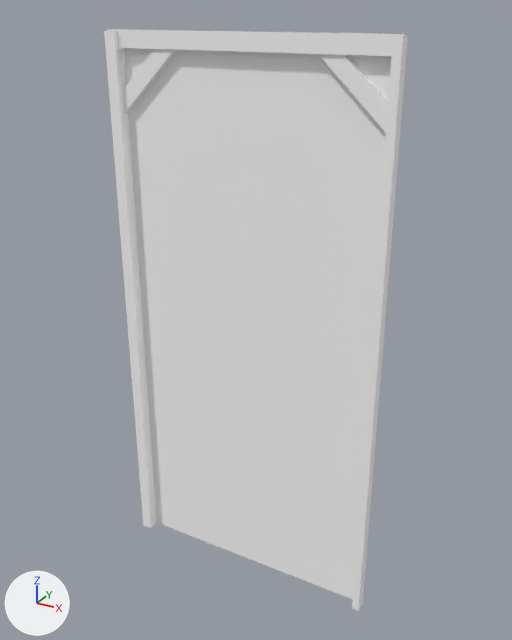
The glTF model assets/synty/simple_fantasy_interiors/models/SM_Env_Wall_Tall_01.glb, before and after one commit.
Before and after are seen from a 50 mm lens placed at (0.0814, -0.0991, 0.1033), pointed at (0.0263, 0.0012, 0.0532). Lighting does not change. The marker at lower left points along +X, +Y and +Z.

Objects in the first picture: 'SM_Env_Wall_Tall_01'.
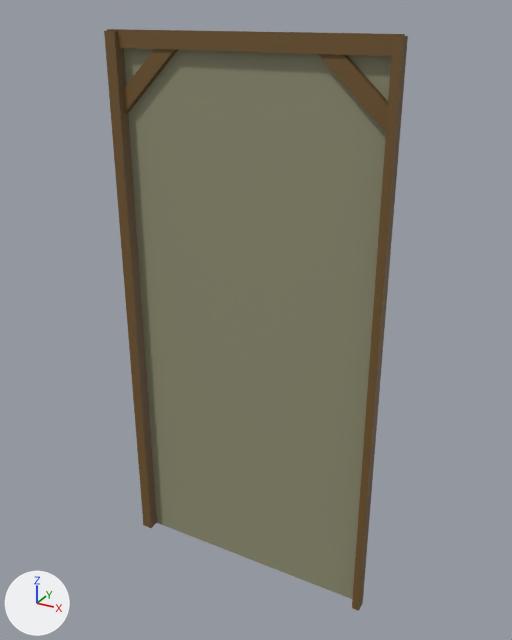
Patch to the scene script:
```diff
--- a/assets/synty/simple_fantasy_interiors/models/SM_Env_Wall_Tall_01.glb.py
+++ b/assets/synty/simple_fantasy_interiors/models/SM_Env_Wall_Tall_01.glb.py
@@ img_simplefantasyinteriorstexture @@
+img_simplefantasyinteriorstexture = load_image('SimpleFantasyInteriorsTexture', '_unpacked/SimpleFantasyInteriorsTexture', 1024, 1024, 'sRGB')
@@ mat_lambert1 @@
 mat_lambert1 = principled_material('lambert1')
-mat_lambert1.base_color = (1.0, 1.0, 1.0)  # white #ffffff
+mat_lambert1.texture = img_simplefantasyinteriorstexture
 mat_lambert1.roughness = 0.553
```

Pixel boxes (x1, y1, x2, y2) of what changed, in the pictures (512 x 640 px):
'SM_Env_Wall_Tall_01', surface changed (grey to yellow): (104, 29, 408, 611) in both
